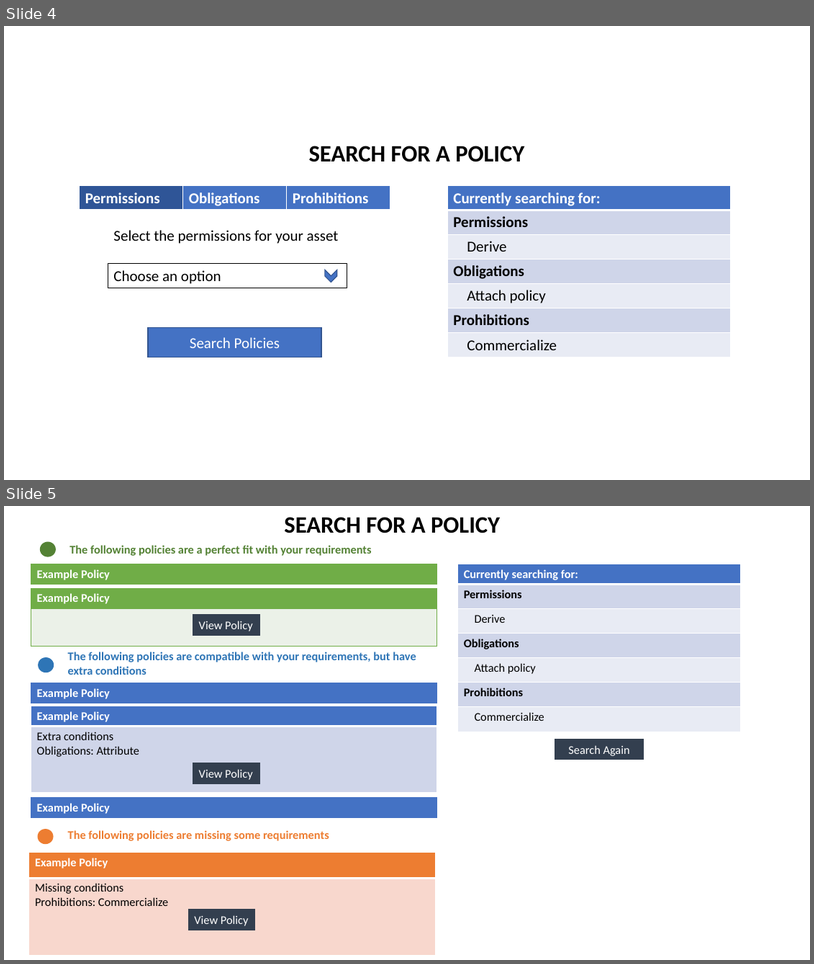
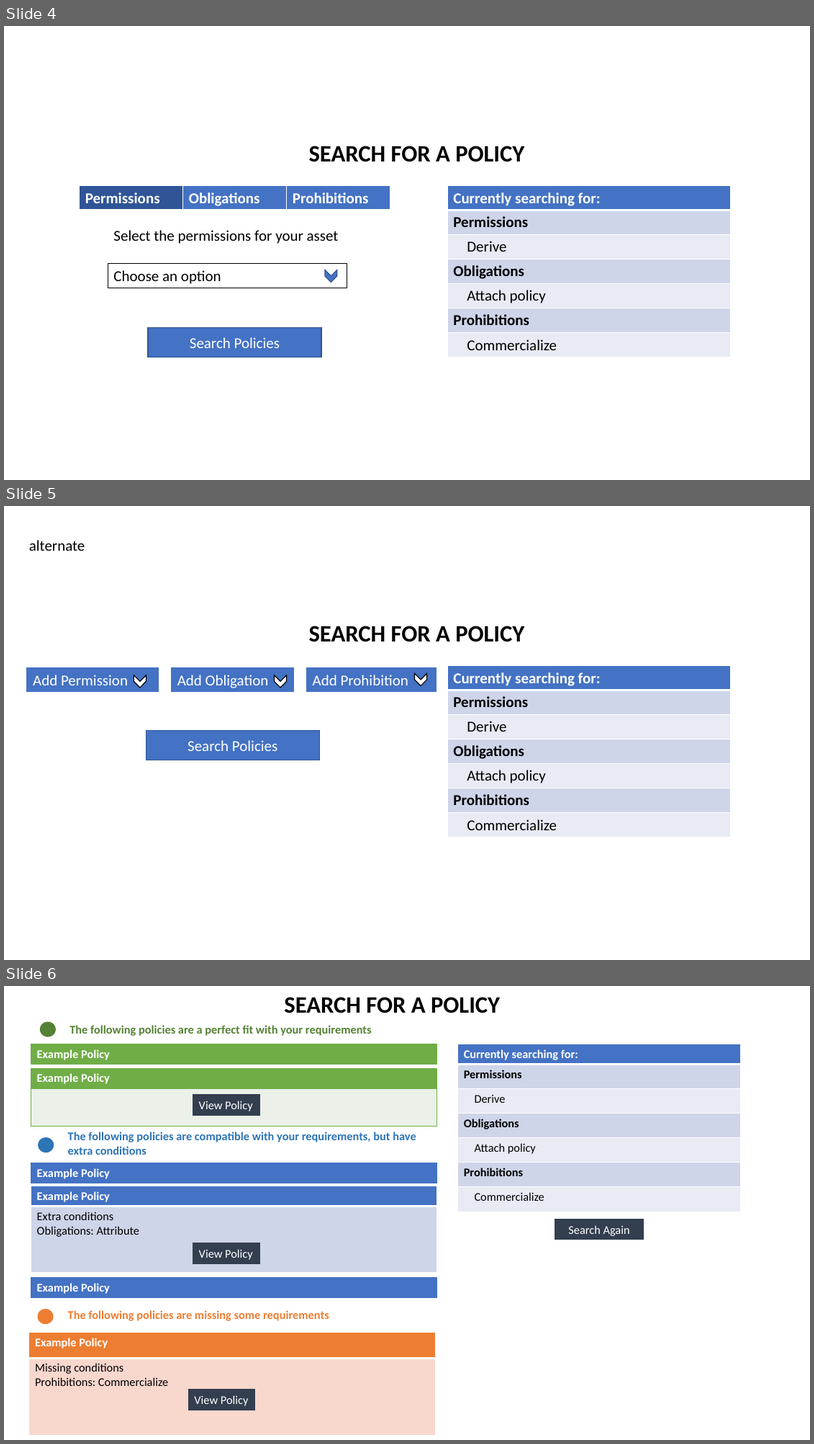
Before and after one commit to CSIRO-enviro-informatics/licences-catalogue, a slide deck: _docs/DataModel.pptx. Shown one above the other, each under a label of ours: slides 4 and 5 before the commit, slides 4, 5 and 6 after it. The pictures are 814x964 and 814x1444 pixels, drawn with LibreOffice and Linux fonts; fonts in the diff are those of the drawing. Boxes give left, top, right and bottom in pixels: in the first picture for what was removed or moved away, otherwise in the second. Text is boxed around its words. In the diff, an @@ line names an element or a change of style, - is before the commit and + after.

Commit message:
Added alternate mockup for policy search page

```diff
--- a/_docs/DataModel.pptx
+++ b/_docs/DataModel.pptx
@@ slide 5 added at <box>4,506,810,960</box>, background #FFFFFF @@
@@ text added at <box>29,540,85,551</box>, 18 pt, text #000000 @@
+alternate
@@ text added at <box>309,626,525,642</box>, 28 pt, text #000000, bold @@
+SEARCH FOR A POLICY
@@ rectangle added at <box>27,667,159,692</box>, fill #4472C4, outline #4472C4 0.75 pt, 18 pt, text #FFFFFF @@
+Add Permission
@@ chevron added at <box>134,675,146,687</box>, fill #FFFFFF, outline #000000 1 pt @@
@@ rectangle added at <box>172,667,294,692</box>, fill #4472C4, outline #4472C4 0.75 pt, 18 pt, text #FFFFFF @@
+Add Obligation
@@ chevron added at <box>275,675,286,687</box>, fill #FFFFFF, outline #000000 1 pt @@
@@ rectangle added at <box>307,667,437,692</box>, fill #4472C4, outline #4472C4 0.75 pt, 18 pt, text #FFFFFF @@
+Add Prohibition
@@ chevron added at <box>415,674,427,686</box>, fill #FFFFFF, outline #000000 1 pt @@
@@ table added at <box>448,666,731,837</box>, 7 rows, 1 columns @@
+Currently searching for:
+Permissions
+Derive
+Obligations
+Attach policy
+Prohibitions
+Commercialize
@@ rectangle added at <box>146,731,320,760</box>, fill #4472C4, outline #325491 1 pt, 18 pt, text #FFFFFF @@
+Search Policies
@@ what was slide 5 is now slide 6 @@
```
